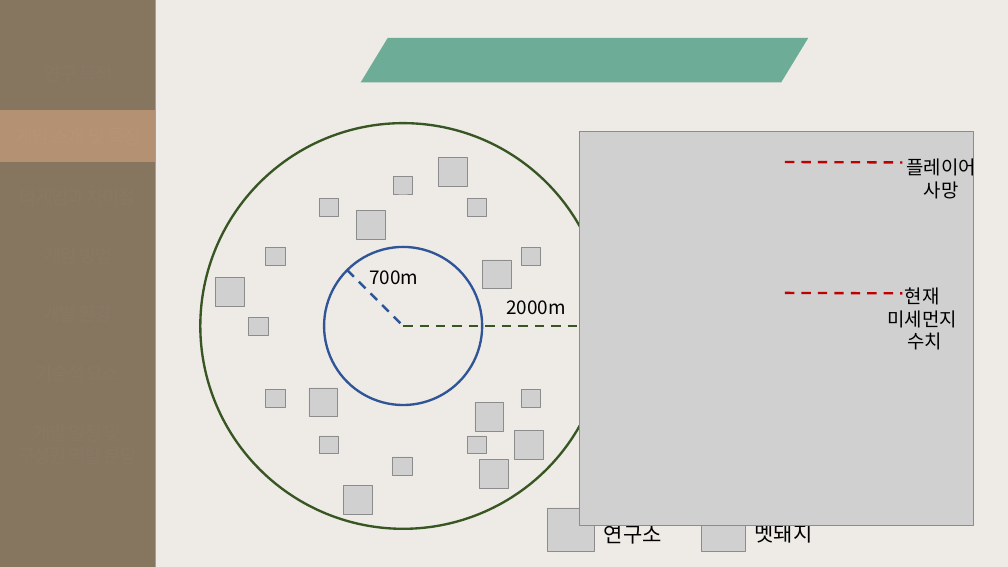
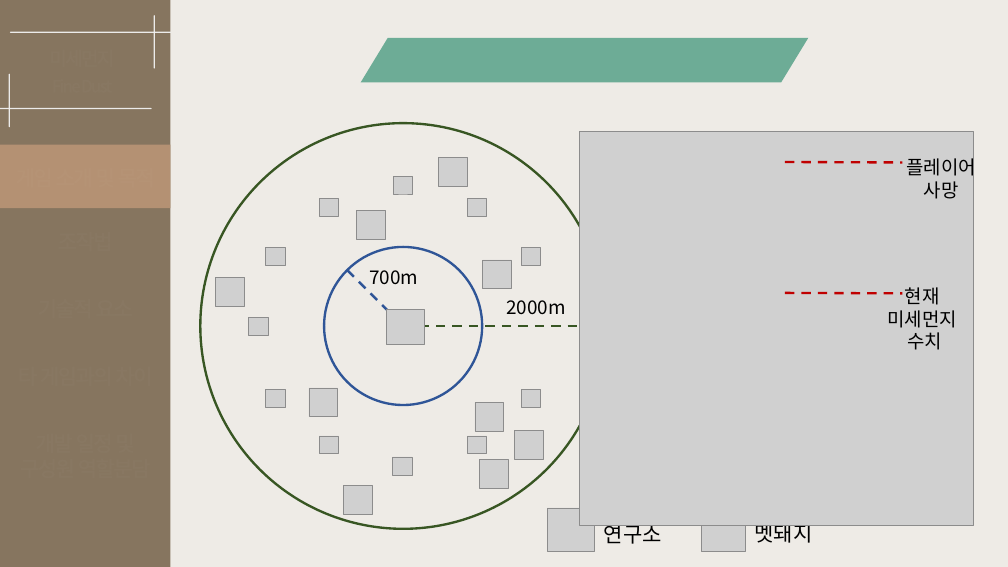
Before and after one commit to goldsun119/Graduation-Project, a slide deck: slide 5 of Document/1206 기획발표자료_03.pptx (slide 6 before the commit). Drawn at 1008x567 pixels with LibreOffice and Linux fonts; fonts in the diff are those of the drawing; grey boxes stand for pictures. Boxes give left, top, right and bottom in pixels: in the first picture for what was removed or moved away, otherwise in the second. Text is boxed around its words. In the diff, an @@ line names an element or a change of style, - is before the commit and + after.

```diff
--- a/Document/1206 기획발표자료_03.pptx
+++ b/Document/1206 기획발표자료_03.pptx
@@ rectangle: place and size @@
-rectangle at (0, 0, 156, 567)
+rectangle at (0, 0, 170, 567)
@@ line added from (154, 16) to (154, 68), #F2F2F2 1.25 pt @@
@@ line added from (170, 33) to (11, 33), #F2F2F2 1.25 pt @@
@@ line added from (9, 74) to (9, 126), #F2F2F2 1.25 pt @@
@@ line added from (151, 109) to (0, 109), #F2F2F2 1.25 pt @@
@@ rectangle: place and size @@
-rectangle at (0, 110, 155, 162)
+rectangle at (0, 144, 170, 208)
@@ picture added at (386, 309, 424, 344) @@
```
Also in this commit, not shown: 5 other slides changed, 4 slides added, 5 slides removed, 2 other files.
